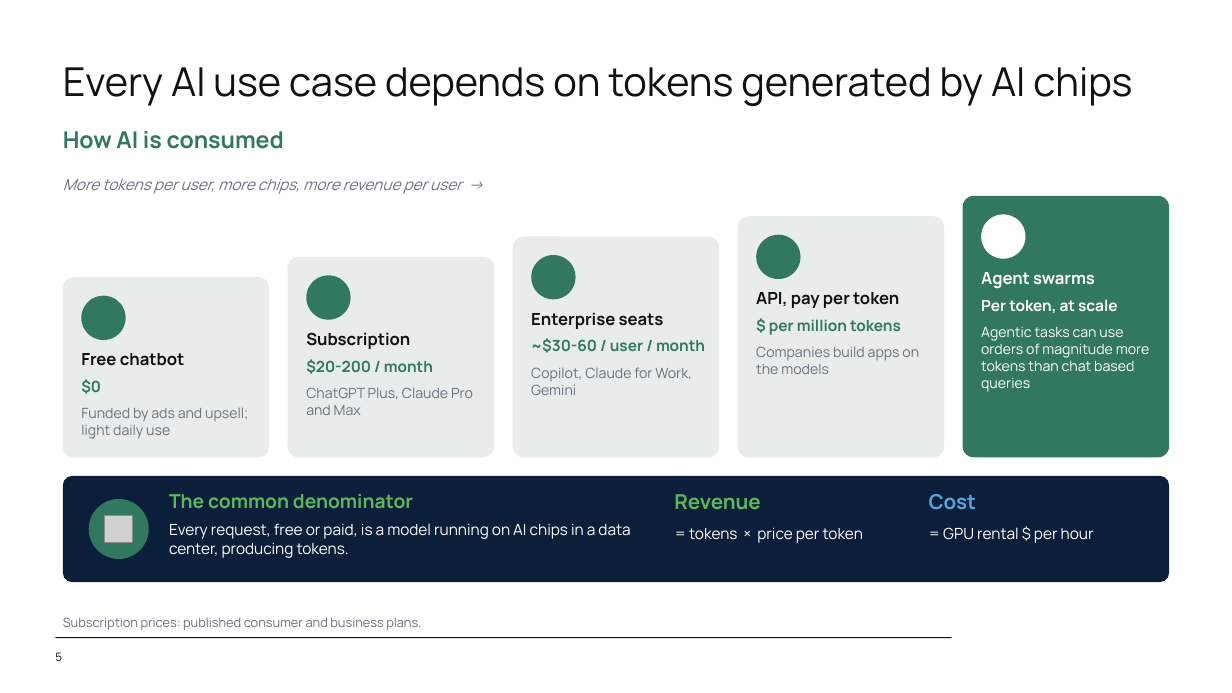
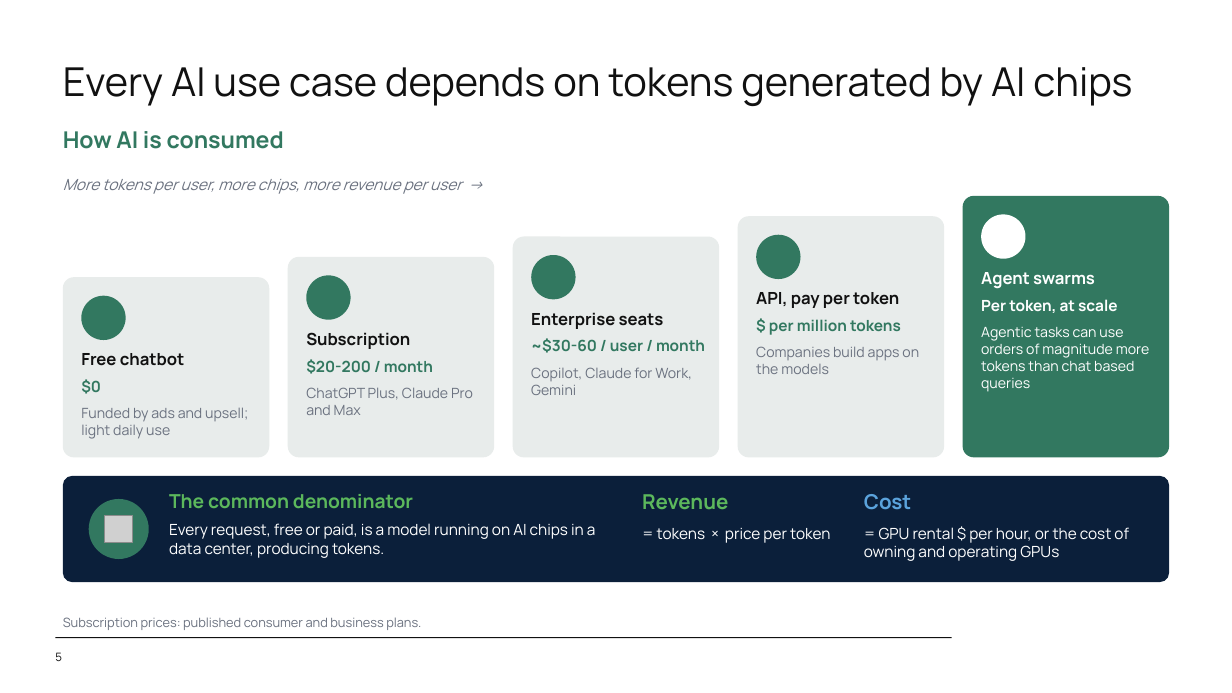
Before and after one commit to SystemCapital/AI-Dashboard, a slide deck: slide 5 of presentation/AI_Unit_Economics.pptx. Drawn at 1232x693 pixels with LibreOffice and Linux fonts; fonts in the diff are those of the drawing; grey boxes stand for pictures; background and template pictures are left out. Boxes give left, top, right and bottom in pixels: in the first picture for what was removed or moved away, otherwise in the second. Text is boxed around its words. In the diff, an @@ line names an element or a change of style, - is before the commit and + after.

```diff
--- a/presentation/AI_Unit_Economics.pptx
+++ b/presentation/AI_Unit_Economics.pptx
@@ text "Revenue": place and size @@
-text "Revenue" at <box>674,494,760,510</box>
+text "Revenue" at <box>642,494,728,510</box>
@@ text "Cost": place and size @@
-text "Cost" at <box>929,494,976,510</box>
+text "Cost" at <box>864,494,911,510</box>
@@ text "Every request, free or paid, ..." rewrapped from <box>169,523,630,558</box> to <box>169,523,596,558</box> @@
@@ text "= tokens × price per ...": place and size @@
-text "= tokens × price per ..." at <box>689,528,863,543</box>
+text "= tokens × price per ..." at <box>657,528,830,543</box>
@@ text at <box>864,527,1129,561</box>: text changed @@
-= GPU rental $ per hour
+= GPU rental $ per hour, or the cost of owning and operating GPUs
```
Also in this commit, not shown: 2 other slides changed, 1 other file.
